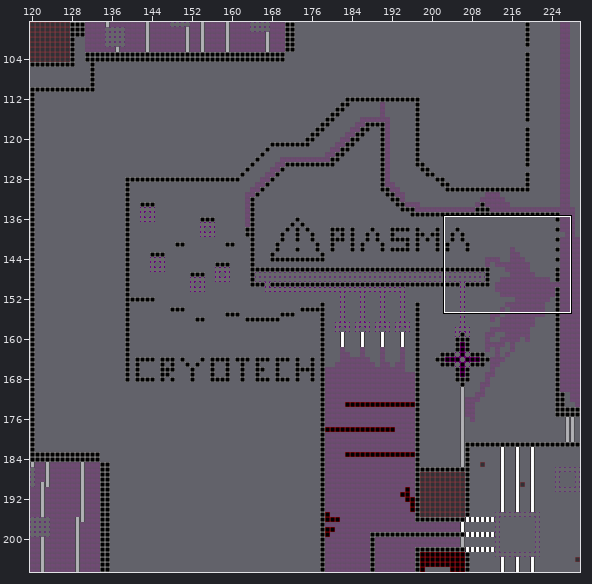
Tiled map -- core/assets/oneSec.tmx. Above: a wide view before the commit, with the close-up outlined.
Close-up. Earlier state:
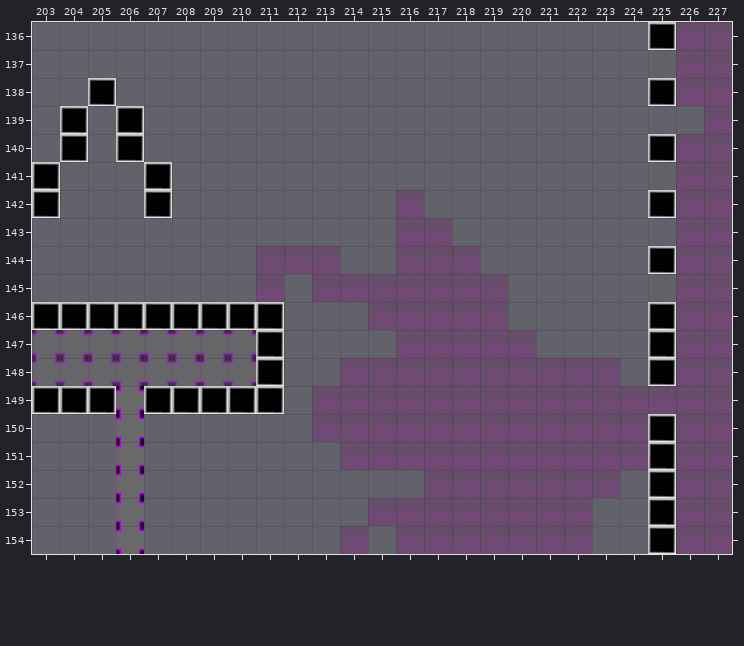
Cells are 32x32 px. Shown: x 203..227, y 136..154. The commit also changed other parts of the map, which this record leaves out.
And afterwards:
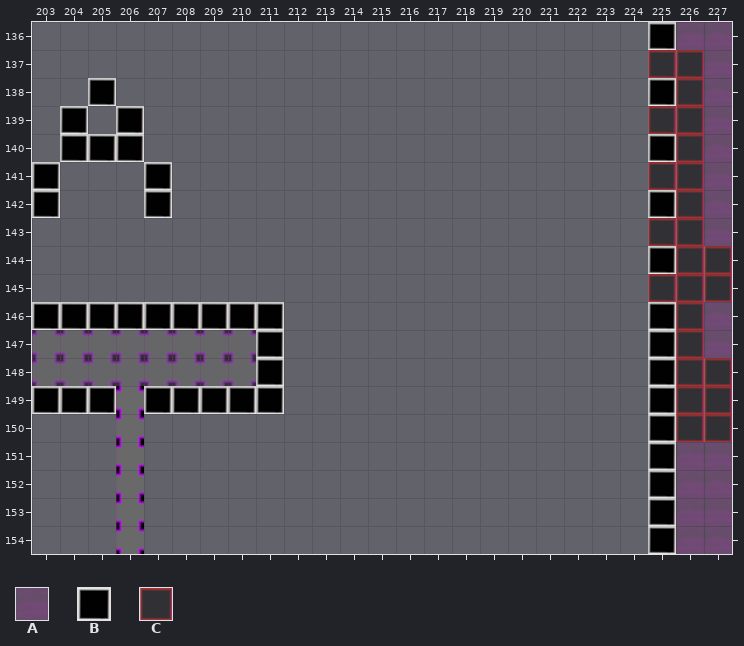
Key: from "cubes": A 0, B 2, C 3.
_ is an empty cell.
See-through tiles are keyed as they look on the map.
Changes in this commit:
Layer "Tile Layer 1":
y 137: x 225..226 _A -> CC
y 138: x 226 A -> C
y 139: x 225..226 __ -> CC
y 140: x 226 A -> C
y 141: x 225..226 _A -> CC
y 142: x 216 A -> _; x 226 A -> C
y 143: x 216..217 AA -> __; x 225..226 _A -> CC
y 144: x 211..213 AAA -> ___; x 216..218 AAA -> ___; x 226..227 AA -> CC
y 145: x 211 A -> _; x 213..219 AAAAAAA -> _______; x 225..227 _AA -> CCC
y 146: x 215..219 AAAAA -> _____; x 226 A -> C
y 147: x 216..220 AAAAA -> _____; x 226 A -> C
y 148: x 214..223 AAAAAAAAAA -> __________; x 226..227 AA -> CC
y 149..150: x 213..224 AAAAAAAAAAAA -> ____________; x 226..227 AA -> CC
y 151: x 214..224 AAAAAAAAAAA -> ___________
y 152: x 217..223 AAAAAAA -> _______
y 153: x 215..222 AAAAAAAA -> ________
y 154: x 214 A -> _; x 216..222 AAAAAAA -> _______
Layer "object":
y 140: x 205 _ -> B
y 149: x 225 _ -> B
Changed places in both close-ups, as pixel boxes (x1, y1, x2, y2):
changed: (256, 50, 732, 554)
added: (88, 134, 116, 162)
